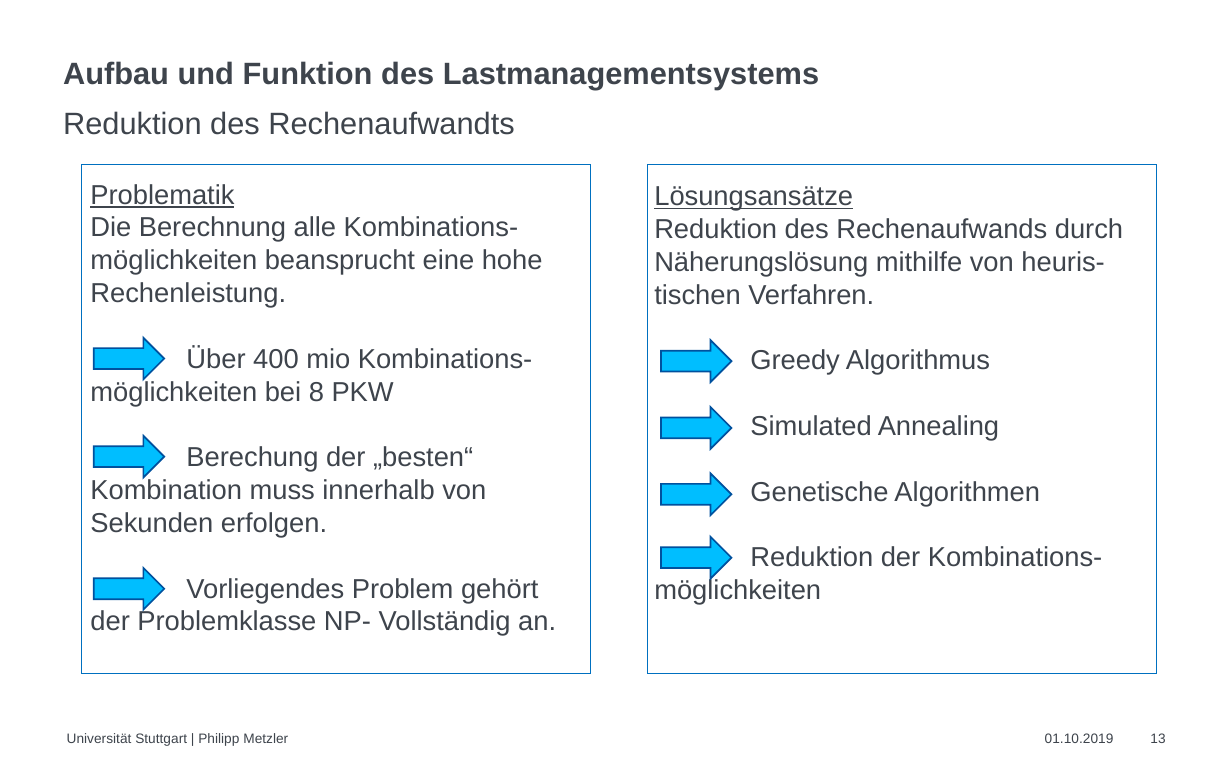
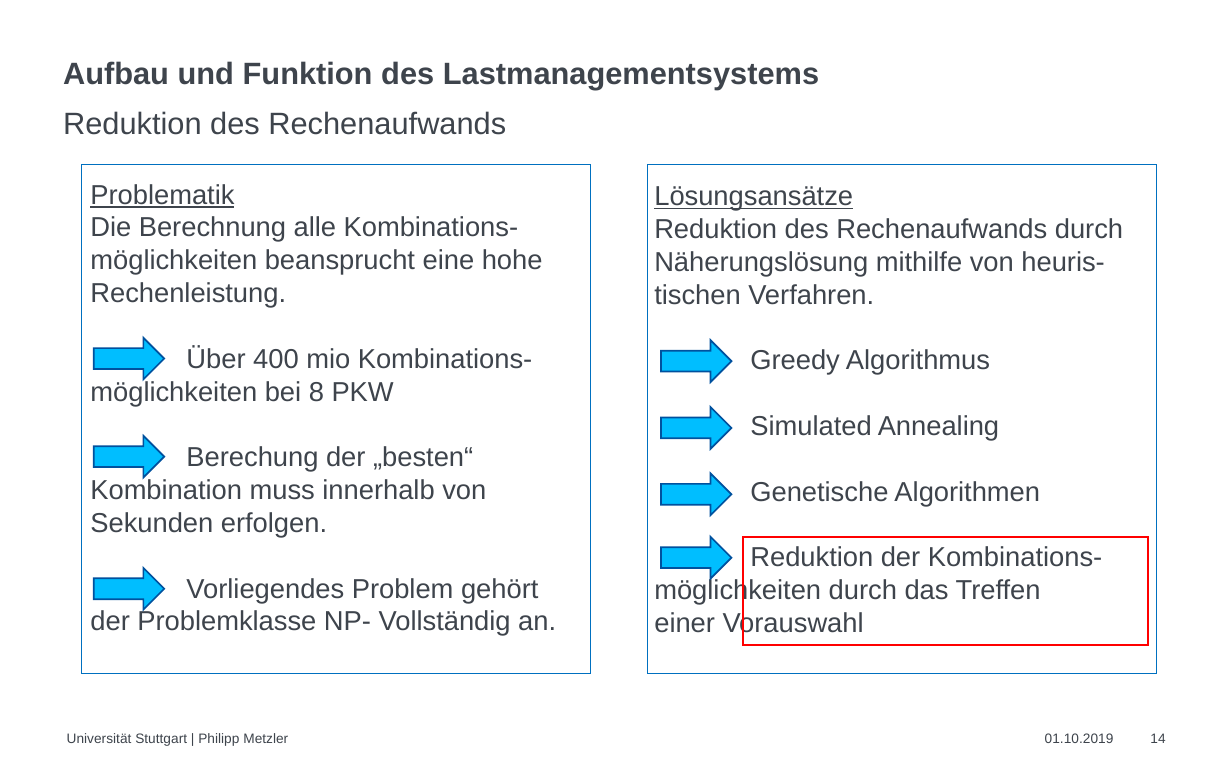
Before and after one commit to CHPhilipp/Sonsitige-Dokumente, a slide deck: slide 14 of Präsentation 16 zu 10 - IEH.pptx (slide 13 before the commit). Drawn at 1232x770 pixels with LibreOffice and Linux fonts; fonts in the diff are those of the drawing. Boxes give left, top, right and bottom in pixels: in the first picture for what was removed or moved away, otherwise in the second. Text is boxed around its words. In the diff, an @@ line names an element or a change of style, - is before the commit and + after.

```diff
--- a/Präsentation 16 zu 10 - IEH.pptx
+++ b/Präsentation 16 zu 10 - IEH.pptx
@@ text at [63,111,506,135]: text changed @@
-Reduktion des Rechenaufwandts
+Reduktion des Rechenaufwands
@@ rectangle added at [743,537,1148,646], outline #FF0000 1 pt @@
@@ text at [654,546,1103,638]: text changed @@
-Reduktion der Kombinations- möglichkeiten
+Reduktion der Kombinations- möglichkeiten durch das Treffen einer Vorauswahl
@@ page number at [1150,733,1165,743]: text changed @@
-13
+14
```
Also in this commit, not shown: 6 other slides changed, 5 slides added, 1 slide removed.
